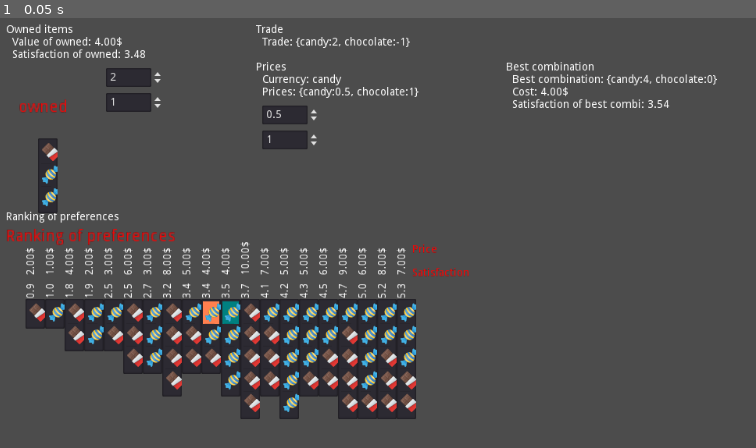
Above: before the commit, frame 1.
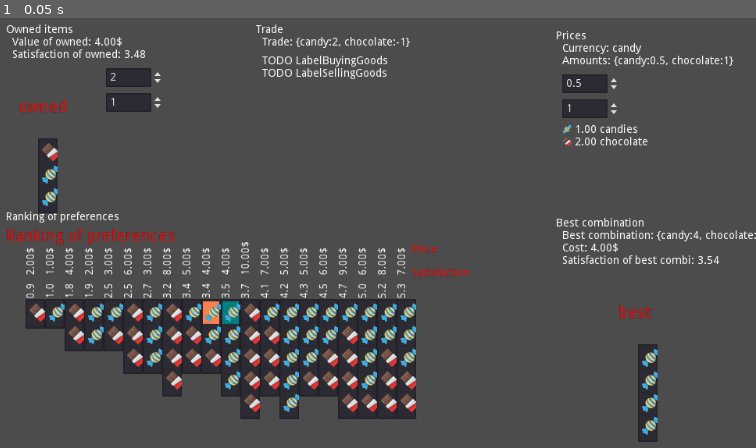
Above: after the commit, the same moment.

Repository: carlostgit/Prices
Game: Godot game, scene res://MainScene.tscn
The game is run twice, just before and just after one commit, with the same random seed, the same clock (stepped at 60 frames per second) and the same inputs. The engine's default icon, where the game draws it, is replaced by a stand-in: a white triangle on a blue panel in a dark square.
Inputs:
- Up to frame 1 (0.05 s): no input

The runs differ from the first frame. In frame 1, 4.1% of the frame differs, in the area x 33-100%, y 2-99%.

Commit message:
Cambios estéticos y de añadir información en MainScene.

Diff:
--- a/MainScene.gd
+++ b/MainScene.gd
@@ -113,11 +113,13 @@
 #	combination_prices.set_position(Vector2(300,100))
 #	self.add_child(combination_prices)
 	$Prices/LabelCurrency.set_text("Currency: "+Prices.get_currency())
-	$Prices/LabelPrices.set_text("Prices: "+str(Prices.get_combidict()))
+	$Prices/LabelAmounts.set_text("Prices: "+str(Prices.get_combidict()))
 	var candy_price:float = Prices.get_amount_of_product("candy")
 	var chocolate_price:float = Prices.get_amount_of_product("chocolate")
-	$Prices/CandyPrice.set_value(candy_price)
-	$Prices/ChocolatePrice.set_value(chocolate_price)
+	$Prices/CandyAmountForPrice.set_value(candy_price)
+	$Prices/ChocolateAmountForPrice.set_value(chocolate_price)
+
+	update_price_labels()
 	#
 func update_best_combination()->void:
 	#	Best combination
@@ -133,21 +135,37 @@
 	var value_of_best_combi:float = Prices.calculate_combination_price(best_combination)
 	$BestCombination/LabelCost.set_text("Cost: "+ String(value_of_best_combi).pad_decimals(2)+"$")
 
+	$BestCombination/CombinationItem.init_with_combidict(best_combidict,"best",["",""])
+
 func update_trade()->void:
 	var trade_combidict:Dictionary = _trade_calculator.calculate_trade_for_combidict(_owned_items_dict)
 	$Trade/LabelTrade.set_text("Trade: "+str(trade_combidict))
 
 
+func update_price_labels()->void:
+	var price_of_candies:float = Prices.get_price_of_product("candy")
+	var price_of_candies_2_dec:String = String(price_of_candies).pad_decimals(2)
+	$Prices/LabelCandyPrice.set_text(price_of_candies_2_dec + " candies")
+
+	var price_of_chocolate:float = Prices.get_price_of_product("chocolate")
+	var price_of_chocolate_2_dec:String = String(price_of_chocolate).pad_decimals(2)
+	$Prices/LabelChocolatePrice.set_text(price_of_chocolate_2_dec + " chocolate")
 
 
-func _on_CandyPrice_value_changed(value):
+func _on_CandyAmountForPrice_value_changed(value):
 	Prices.set_amount_of_product("candy",value)
-	$Prices/LabelPrices.set_text("Prices: "+str(Prices.get_combidict()))
+	$Prices/LabelAmounts.set_text("Amounts: "+str(Prices.get_combidict()))
+
+	update_price_labels()
+
 	update_after_prices_changed()
 
-func _on_ChocolatePrice_value_changed(value):
+func _on_ChocolateAmountForPrice_value_changed(value):
 	Prices.set_amount_of_product("chocolate",value)
-	$Prices/LabelPrices.set_text("Prices: "+str(Prices.get_combidict()))
+	$Prices/LabelAmounts.set_text("Amounts: "+str(Prices.get_combidict()))
+
+	update_price_labels()
+
 	update_after_prices_changed()
 
 func _on_CandyAmount_value_changed(value):
--- a/MainScene.tscn
+++ b/MainScene.tscn
@@ -1,17 +1,19 @@
-[gd_scene load_steps=4 format=2]
+[gd_scene load_steps=6 format=2]
 
 [ext_resource path="res://MainScene.gd" type="Script" id=1]
 [ext_resource path="res://CombinationItem.tscn" type="PackedScene" id=2]
 [ext_resource path="res://CombinationItemList.tscn" type="PackedScene" id=3]
+[ext_resource path="res://candy.png" type="Texture" id=4]
+[ext_resource path="res://chocolate.png" type="Texture" id=5]
 
 [node name="MainScene" type="Node2D"]
 script = ExtResource( 1 )
 
 [node name="BestCombination" type="Control" parent="."]
-margin_left = 704.0
-margin_top = 64.0
-margin_right = 888.0
-margin_bottom = 160.0
+margin_left = 768.0
+margin_top = 264.0
+margin_right = 952.0
+margin_bottom = 456.0
 __meta__ = {
 "_edit_use_anchors_": false
 }
@@ -54,16 +56,22 @@
 "_edit_use_anchors_": false
 }
 
+[node name="CombinationItem" parent="BestCombination" instance=ExtResource( 2 )]
+margin_left = 40.0
+margin_top = 56.0
+margin_right = 88.0
+margin_bottom = 208.0
+
 [node name="Prices" type="Control" parent="."]
-margin_left = 384.0
-margin_top = 64.0
-margin_right = 536.0
-margin_bottom = 184.0
-__meta__ = {
-"_edit_use_anchors_": false
-}
-
-[node name="LabelPrices" type="Label" parent="Prices"]
+margin_left = 768.0
+margin_top = 24.0
+margin_right = 920.0
+margin_bottom = 208.0
+__meta__ = {
+"_edit_use_anchors_": false
+}
+
+[node name="LabelAmounts" type="Label" parent="Prices"]
 margin_left = 8.0
 margin_top = 32.0
 margin_right = 89.0
@@ -73,22 +81,26 @@
 "_edit_use_anchors_": false
 }
 
-[node name="CandyPrice" type="SpinBox" parent="Prices"]
+[node name="CandyAmountForPrice" type="SpinBox" parent="Prices"]
 margin_left = 8.0
 margin_top = 56.0
 margin_right = 82.0
 margin_bottom = 80.0
+min_value = 0.1
 step = 0.1
-__meta__ = {
-"_edit_use_anchors_": false
-}
-
-[node name="ChocolatePrice" type="SpinBox" parent="Prices"]
+value = 0.1
+__meta__ = {
+"_edit_use_anchors_": false
+}
+
+[node name="ChocolateAmountForPrice" type="SpinBox" parent="Prices"]
 margin_left = 8.0
 margin_top = 88.0
 margin_right = 82.0
 margin_bottom = 112.0
+min_value = 0.1
 step = 0.1
+value = 0.1
 
 [node name="LabelCurrency" type="Label" parent="Prices"]
 margin_left = 8.0
@@ -105,11 +117,50 @@
 "_edit_use_anchors_": false
 }
 
+[node name="LabelCandyPrice" type="Label" parent="Prices"]
+margin_left = 24.0
+margin_top = 120.0
+margin_right = 128.0
+margin_bottom = 136.0
+text = "LabelCandyPrice"
+__meta__ = {
+"_edit_use_anchors_": false
+}
+
+[node name="LabelChocolatePrice" type="Label" parent="Prices"]
+margin_left = 24.0
+margin_top = 136.0
+margin_right = 153.0
+margin_bottom = 152.0
+text = "LabelChocolatePrice"
+
+[node name="Candy" type="TextureRect" parent="Prices"]
+margin_left = 8.0
+margin_top = 120.0
+margin_right = 72.0
+margin_bottom = 184.0
+rect_scale = Vector2( 0.2, 0.2 )
+texture = ExtResource( 4 )
+__meta__ = {
+"_edit_use_anchors_": false
+}
+
+[node name="TextureRect" type="TextureRect" parent="Prices"]
+margin_left = 8.0
+margin_top = 136.0
+margin_right = 72.0
+margin_bottom = 200.0
+rect_scale = Vector2( 0.2, 0.2 )
+texture = ExtResource( 5 )
+__meta__ = {
+"_edit_use_anchors_": false
+}
+
 [node name="Trade" type="Control" parent="."]
 margin_left = 384.0
 margin_top = 16.0
-margin_right = 472.0
-margin_bottom = 56.0
+margin_right = 536.0
+margin_bottom = 184.0
 __meta__ = {
 "_edit_use_anchors_": false
 }
@@ -128,6 +179,29 @@
 margin_right = 40.0
 margin_bottom = 16.0
 text = "Trade"
+__meta__ = {
+"_edit_use_anchors_": false
+}
+
+[node name="LabelBuyingGoods" type="Label" parent="Trade"]
+margin_left = 8.0
+margin_top = 40.0
+margin_right = 128.0
+margin_bottom = 56.0
+text = "TODO LabelBuyingGoods"
+__meta__ = {
+"_edit_use_anchors_": false
+}
+
+[node name="LabelSellingGoods" type="Label" parent="Trade"]
+margin_left = 8.0
+margin_top = 56.0
+margin_right = 133.0
+margin_bottom = 70.0
+text = "TODO LabelSellingGoods"
+__meta__ = {
+"_edit_use_anchors_": false
+}
 
 [node name="RankingOfPreferences" type="Control" parent="."]
 margin_left = 64.0
@@ -206,7 +280,7 @@
 margin_top = 88.0
 margin_right = 202.0
 margin_bottom = 112.0
-[connection signal="value_changed" from="Prices/CandyPrice" to="." method="_on_CandyPrice_value_changed"]
-[connection signal="value_changed" from="Prices/ChocolatePrice" to="." method="_on_ChocolatePrice_value_changed"]
+[connection signal="value_changed" from="Prices/CandyAmountForPrice" to="." method="_on_CandyAmountForPrice_value_changed"]
+[connection signal="value_changed" from="Prices/ChocolateAmountForPrice" to="." method="_on_ChocolateAmountForPrice_value_changed"]
 [connection signal="value_changed" from="OwnedItems/CandyAmount" to="." method="_on_CandyAmount_value_changed"]
 [connection signal="value_changed" from="OwnedItems/ChocolateAmount" to="." method="_on_ChocolateAmount_value_changed"]
--- a/TradeCalculator.gd
+++ b/TradeCalculator.gd
@@ -127,7 +127,11 @@
 
 	if left_money > 0:
 #		Ya no se puede añadir ningún producto, pero puede que quede dinero para intercambiar productos
+		var count2:int = 0
 		while true:
+			count2 += 1
+			if count2>100:
+				break
 			var change_made = false
 			for product_in_combi in products:
 				for new_product in products:
